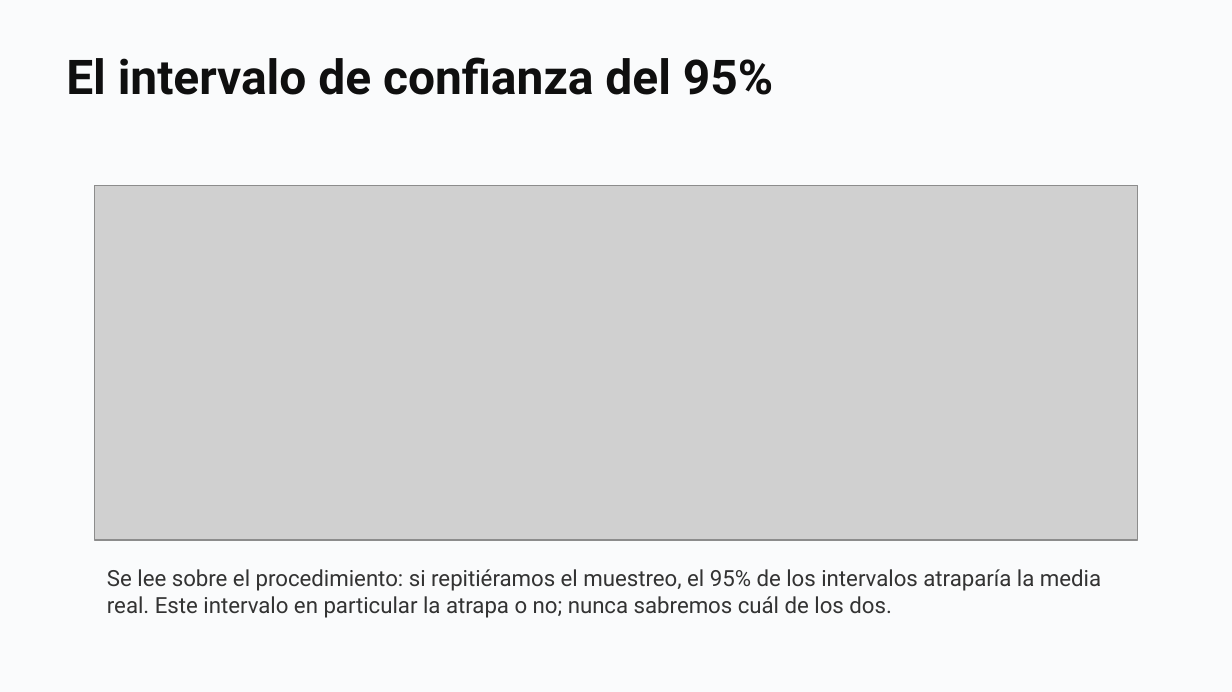
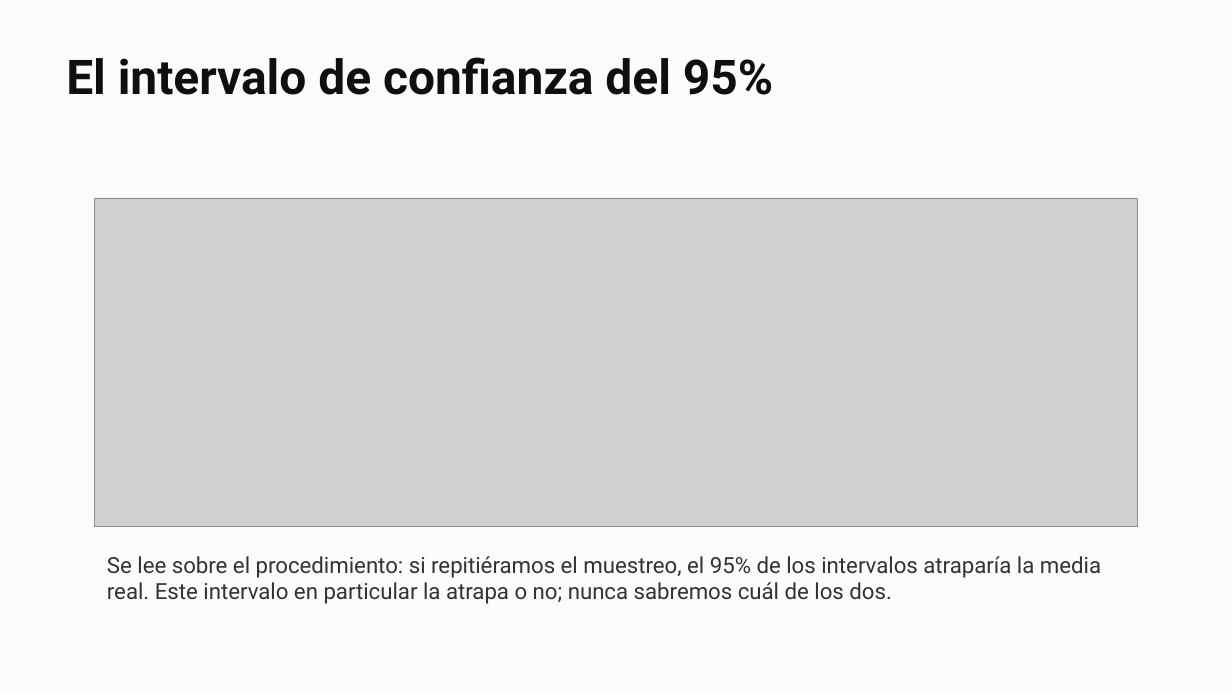
Before and after one commit to daniopitz/diplomado-cdd, a slide deck: slide 19 of presentaciones/clase05_probabilidad_inferencia.pptx (slide 18 before the commit). Drawn at 1232x692 pixels with LibreOffice and Linux fonts; fonts in the diff are those of the drawing; grey boxes stand for pictures. Boxes give left, top, right and bottom in pixels: in the first picture for what was removed or moved away, otherwise in the second. Text is boxed around its words. In the diff, an @@ line names an element or a change of style, - is before the commit and + after.

```diff
--- a/presentaciones/clase05_probabilidad_inferencia.pptx
+++ b/presentaciones/clase05_probabilidad_inferencia.pptx
@@ picture: place and size @@
-picture at bbox=[94, 185, 1137, 540]
+picture at bbox=[94, 198, 1137, 526]
@@ text "Se lee sobre el procedimiento: ...": place and size @@
-text "Se lee sobre el procedimiento: ..." at bbox=[107, 569, 1101, 618]
+text "Se lee sobre el procedimiento: ..." at bbox=[107, 556, 1101, 604]
```
Also in this commit, not shown: 12 other slides changed, 1 slide added, 3 other files.
